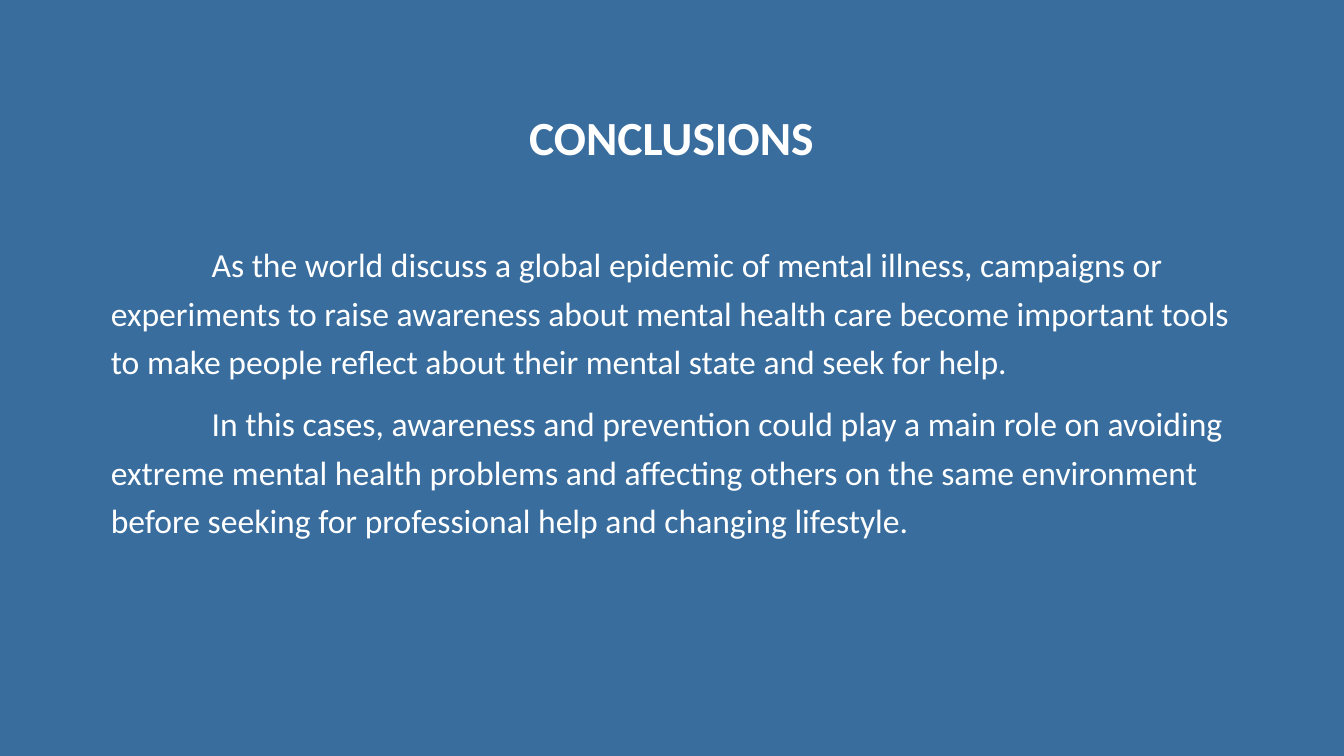
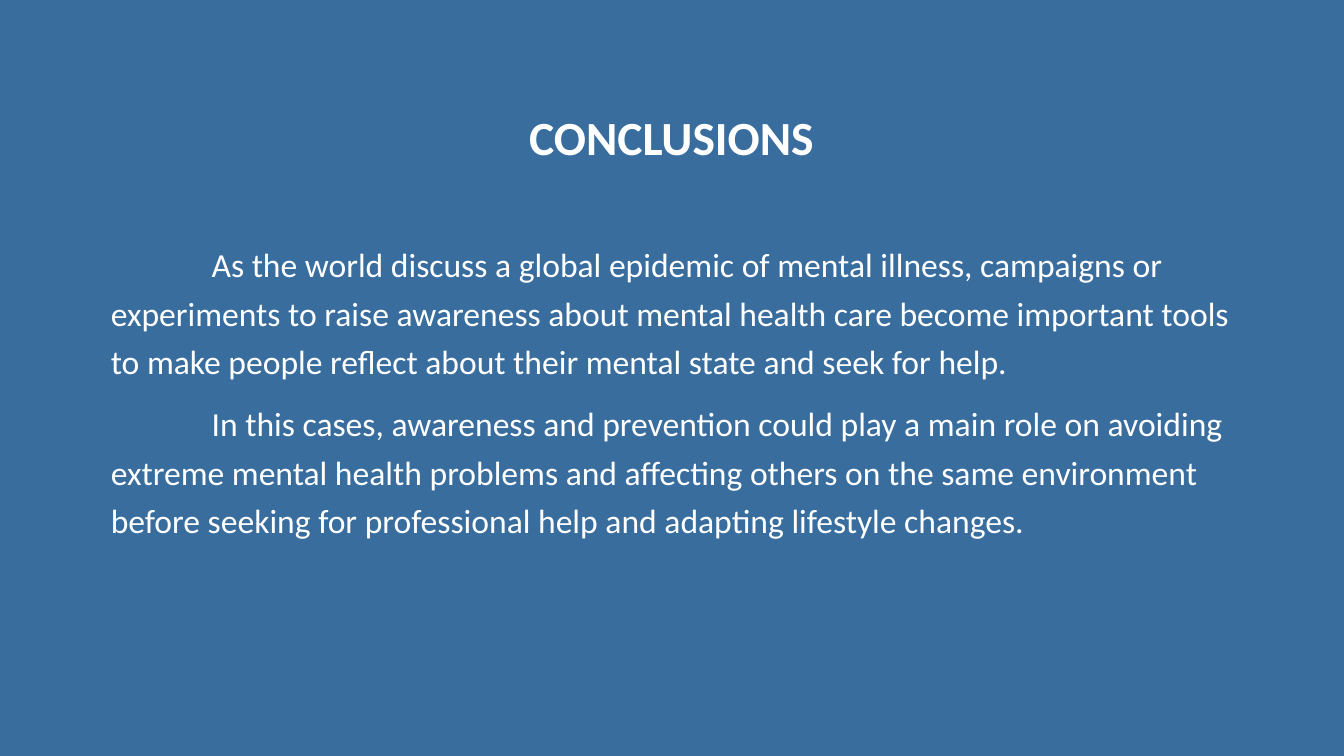
Before and after one commit to alannunescaetano/MoodPicture, a slide deck: slide 15 of Documents/Mood Picture - Second presentation.pptx. Drawn at 1344x756 pixels with LibreOffice and Linux fonts; fonts in the diff are those of the drawing. Boxes give left, top, right and bottom in pixels: in the first picture for what was removed or moved away, otherwise in the second. Text is boxed around its words. In the diff, an @@ line names an element or a change of style, - is before the commit and + after.

```diff
--- a/Documents/Mood Picture - Second presentation.pptx
+++ b/Documents/Mood Picture - Second presentation.pptx
@@ text at [111, 412, 1223, 539]: text changed @@
-In this cases, awareness and prevention could play a main role on avoiding extreme mental health problems and affecting others on the same environment before seeking for professional help and changing lifestyle.
+In this cases, awareness and prevention could play a main role on avoiding extreme mental health problems and affecting others on the same environment before seeking for professional help and adapting lifestyle changes.
```
Also in this commit, not shown: 10 other slides changed.
